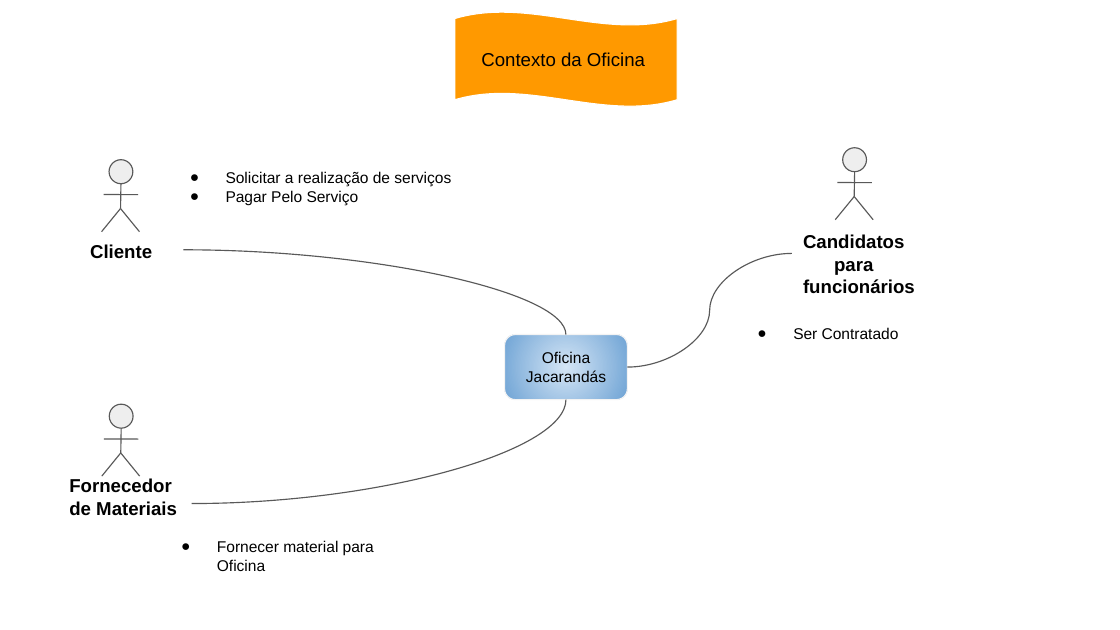
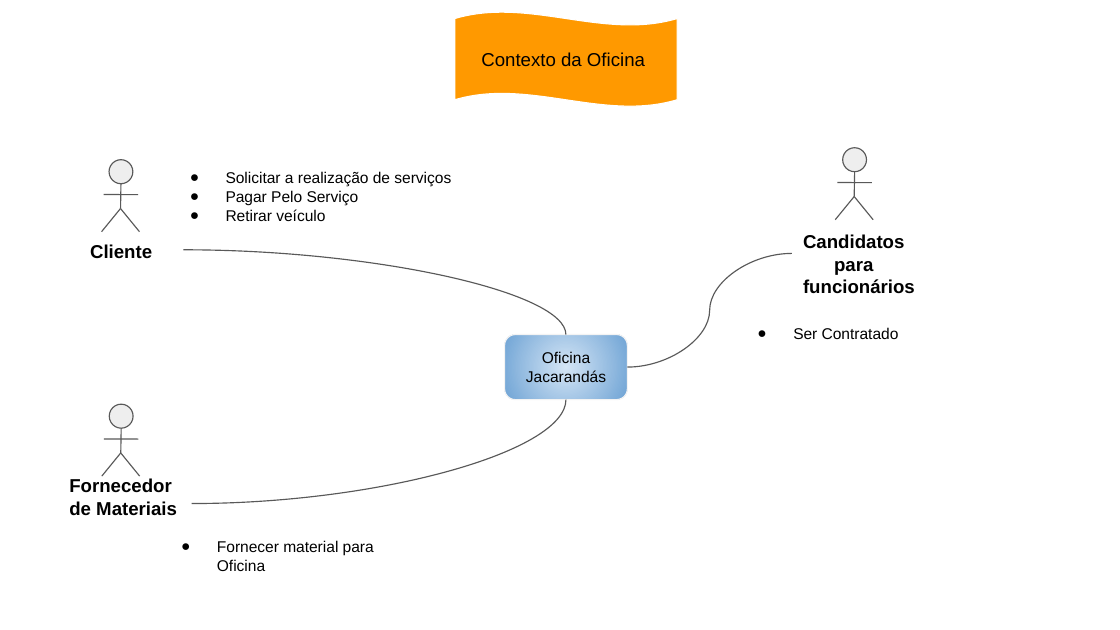
Before and after one commit to victorkok/OPE-Oficina-Mecanica, a slide deck: slide 1 of Artefatos/15.Arquitetura de Negócio para cada Cenário Oficina Jacarandás.pptx. Drawn at 1120x630 pixels with LibreOffice and Linux fonts; fonts in the diff are those of the drawing. Boxes give left, top, right and bottom in pixels: in the first picture for what was removed or moved away, otherwise in the second. Text is boxed around its words. In the diff, an @@ line names an element or a change of style, - is before the commit and + after.

```diff
--- a/Artefatos/15.Arquitetura de Negócio para cada Cenário Oficina Jacarandás.pptx
+++ b/Artefatos/15.Arquitetura de Negócio para cada Cenário Oficina Jacarandás.pptx
@@ text at [226,209,325,221]: paragraph added @@
+● Retirar veículo
```
Also in this commit, not shown: 4 other slides changed, 1 slide added, 3 other files.
